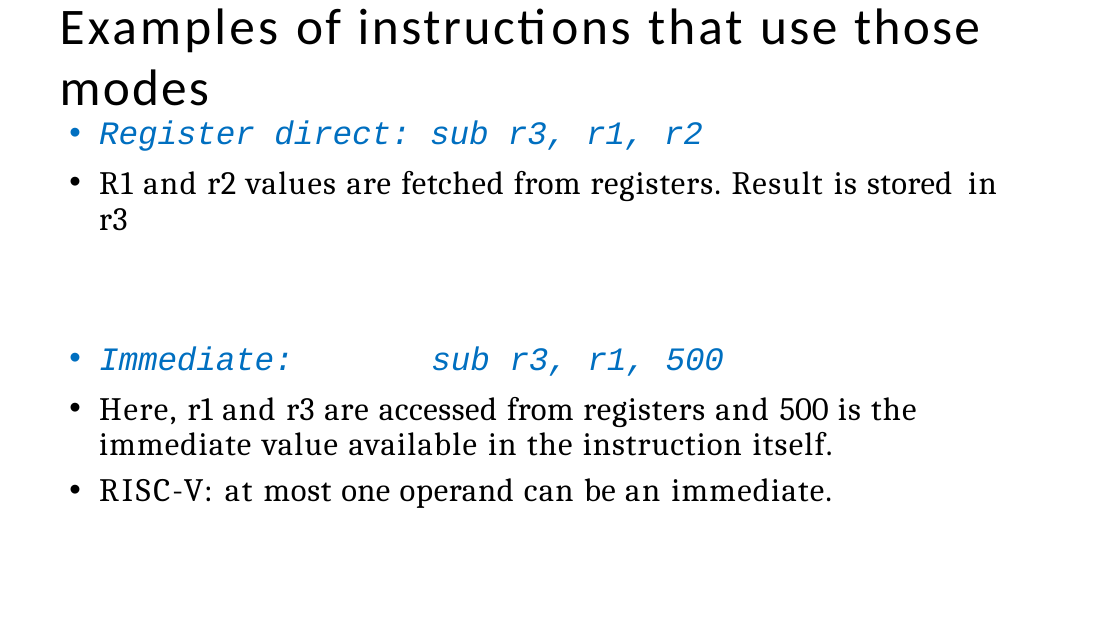
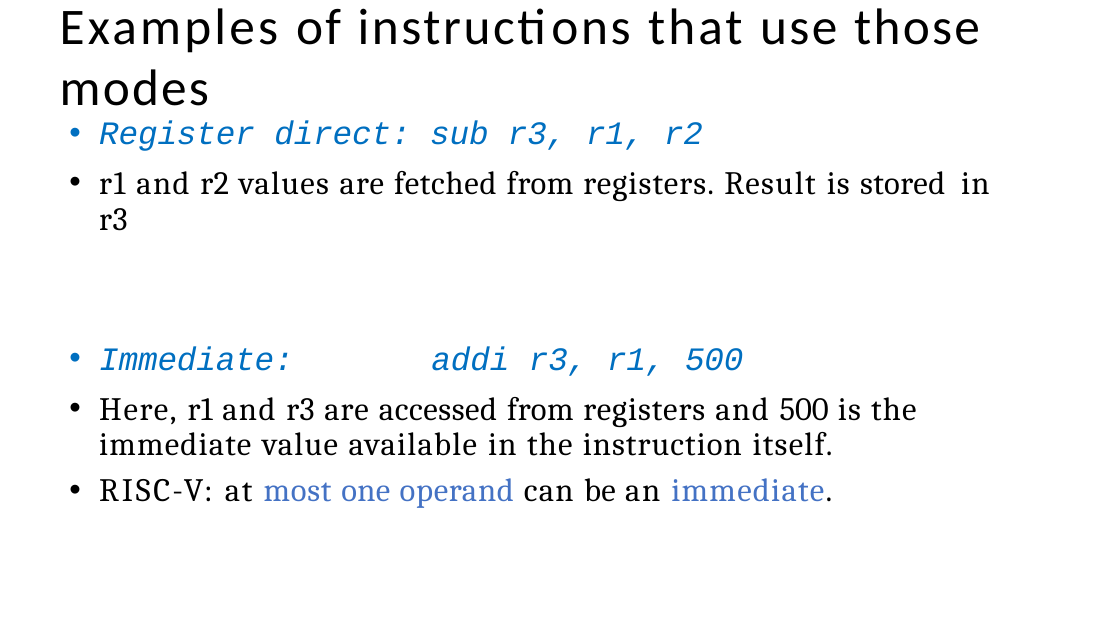
Before and after one commit to PG-DESD/CDAC_Sharing_Data, a slide deck: slide 24 of Microprocessor/TheoryLectures/RISC-V_Theory.pptx. Drawn at 1120x630 pixels with LibreOffice and Linux fonts; fonts in the diff are those of the drawing. Boxes give left, top, right and bottom in pixels: in the first picture for what was removed or moved away, otherwise in the second. Text is boxed around its words. In the diff, an @@ line names an element or a change of style, - is before the commit and + after.

```diff
--- a/Microprocessor/TheoryLectures/RISC-V_Theory.pptx
+++ b/Microprocessor/TheoryLectures/RISC-V_Theory.pptx
@@ text at box(99, 171, 990, 376): text changed @@
-• R1 and r2 values are fetched from registers. Result is stored in r3
-• Immediate: sub r3, r1, 500
+• r1 and r2 values are fetched from registers. Result is stored in r3
+• Immediate: addi r3, r1, 500
@@ text at box(99, 478, 832, 508): text colour #000000 to #4472C4 in "most one operand immediate." @@
```
Also in this commit, not shown: 17 other slides changed, 17 slides added, 1 slide removed.
